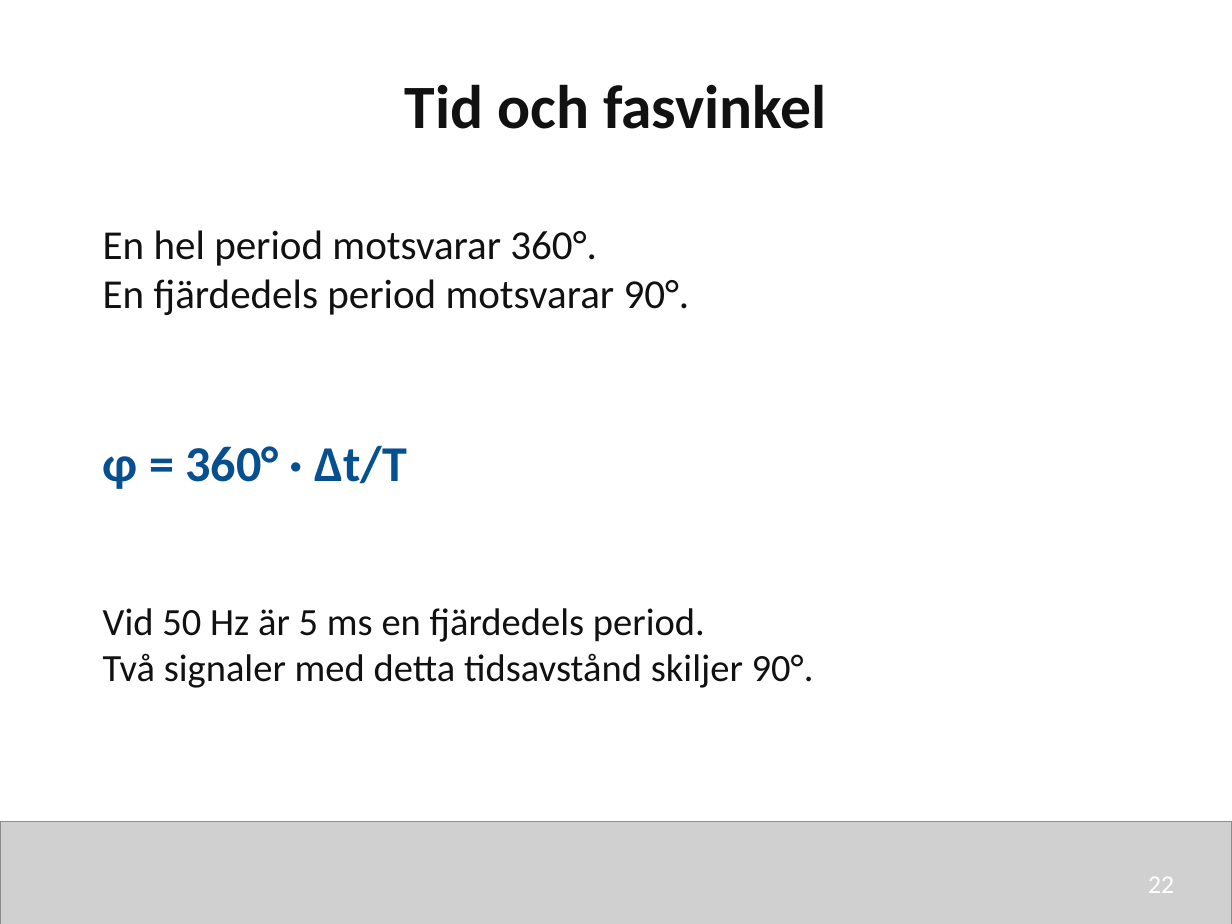
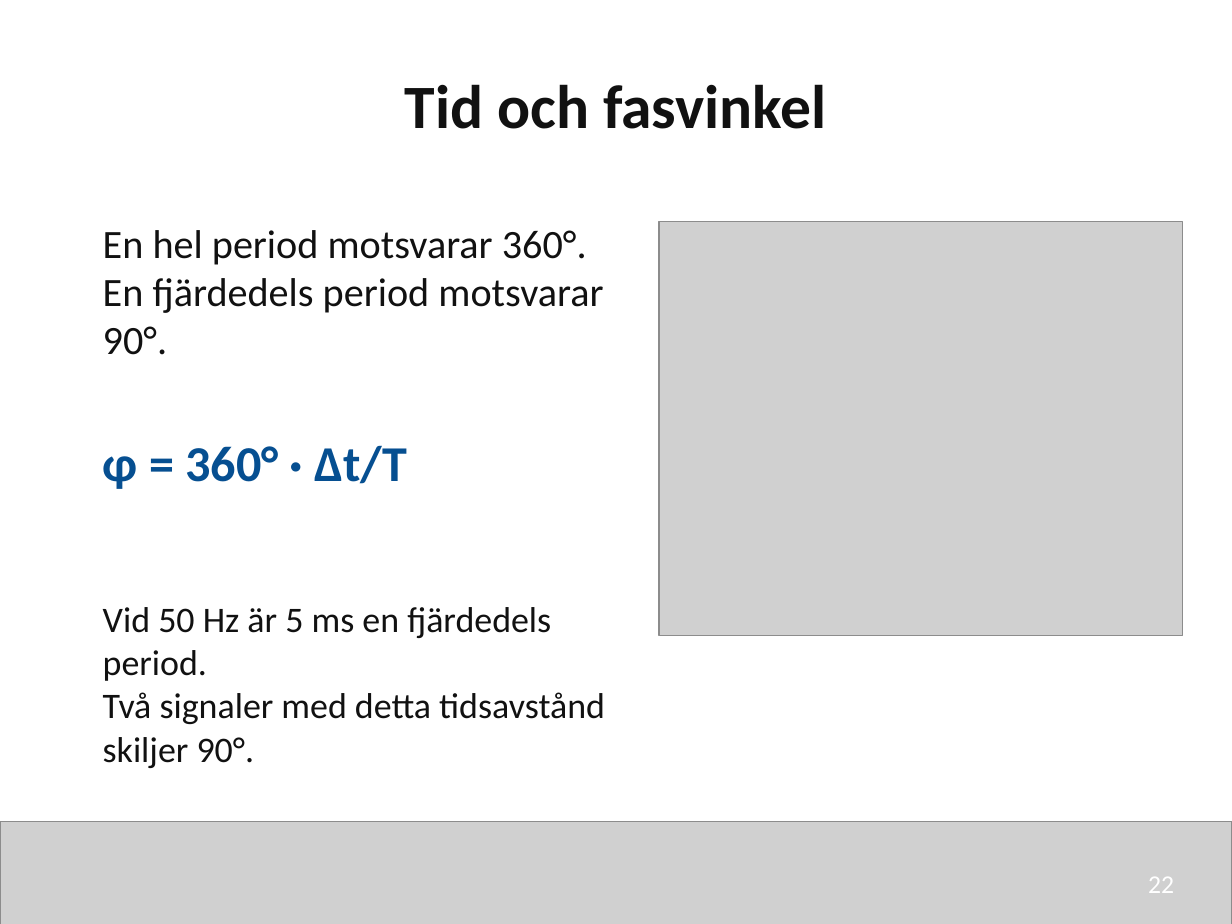
Before and after one commit to nj22az/nj22az.github.io, a slide deck: slide 22 of sjoskolan/vecka-40/aktuell/v40_01_Sinusformad_vaxelspanning_elev.pptx. Drawn at 1232x924 pixels with LibreOffice and Linux fonts; fonts in the diff are those of the drawing; grey boxes stand for pictures. Boxes give left, top, right and bottom in pixels: in the first picture for what was removed or moved away, otherwise in the second. Text is boxed around its words. In the diff, an @@ line names an element or a change of style, - is before the commit and + after.

```diff
--- a/sjoskolan/vecka-40/aktuell/v40_01_Sinusformad_vaxelspanning_elev.pptx
+++ b/sjoskolan/vecka-40/aktuell/v40_01_Sinusformad_vaxelspanning_elev.pptx
@@ text "En hel period motsvarar 360°." at bbox=[103, 230, 603, 355]: size 24 to 23.5 pt @@
@@ picture added at bbox=[659, 222, 1183, 636] @@
@@ text "Vid 50 Hz är 5 ..." at bbox=[103, 607, 605, 768]: size 22.5 to 21 pt @@
```
Also in this commit, not shown: 14 other slides changed, 17 other files.
